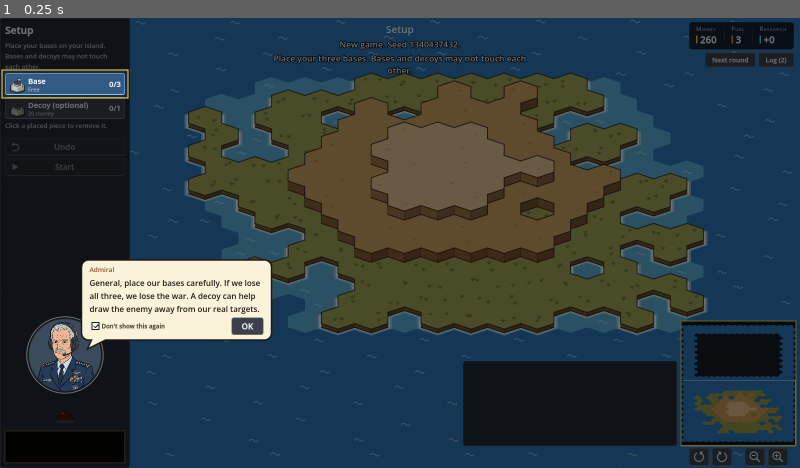
Above: before the commit, frame 1.
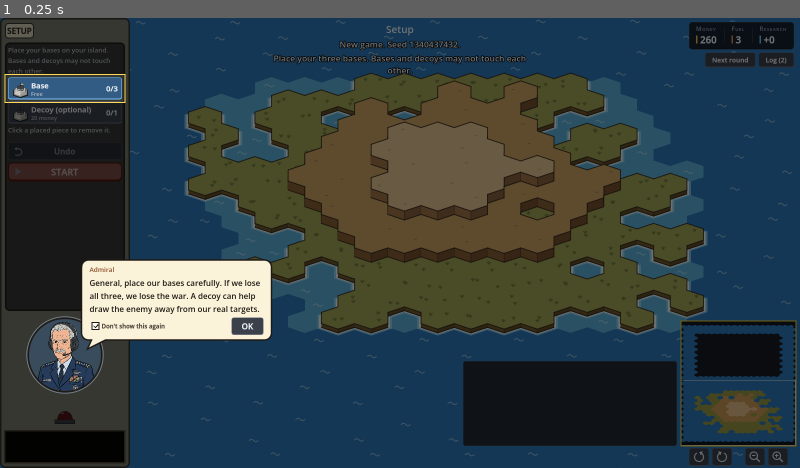
Above: after the commit, the same moment.

Repository: abeuscher/archipelago-game
Game: Godot game, scene res://game/main.tscn
The game is run twice, just before and just after one commit, with the same random seed, the same clock (stepped at 60 frames per second) and the same inputs.
Inputs:
- Up to frame 1 (0.25 s): no input

The runs differ from the first frame. In frame 1, 5.6% of the frame differs, in the area x 0-17%, y 0-100%.

Commit message:
Toolbar after the comp: wordless coloured building tiles with price badges and locked/limit tags, metal panel with name plate and tray, red primary buttons
Co-Authored-By: Claude Opus 5.5 <noreply@anthropic.com>

Diff:
--- a/game/hud.gd
+++ b/game/hud.gd
@@ -75,6 +75,9 @@
 const MINIMAP_W := 230
 const MINIMAP_H := 250        ## taller than wide: the islands are stacked north and south
 const BOTTOM_H := 170
+const PANEL_METAL := Color(0.47, 0.48, 0.43)
+const PANEL_EDGE := Color(0.20, 0.20, 0.18)
+const TRAY := Color(0.20, 0.21, 0.20)
 const PORTRAIT_SLOT_H := 160  ## the character's space above the alarm light
 const MAP_BAR_H := 44         ## gap under the minimap and info box, holding the map controls
 const STRIP_W := 64
@@ -99,21 +102,33 @@
 	add_child(root)
 
 	# Left toolbar.
+	# An olive metal panel: a name plate, a dark tray holding the tools, then
+	# the character's space, the alarm light and the timer.
 	var left := PanelContainer.new()
 	left.anchor_bottom = 1.0
 	left.offset_right = TOOLBAR_W
+	left.add_theme_stylebox_override("panel", _plate_box(PANEL_METAL, PANEL_EDGE, 3, 10, 10))
 	root.add_child(left)
 	var lv := VBoxContainer.new()
 	lv.add_theme_constant_override("separation", 8)
 	left.add_child(lv)
+	var plate := PanelContainer.new()
+	plate.add_theme_stylebox_override("panel", _plate_box(Color(0.84, 0.82, 0.72), PANEL_EDGE, 2, 6, 4))
+	plate.size_flags_horizontal = Control.SIZE_SHRINK_BEGIN
+	lv.add_child(plate)
 	_tool_title = Label.new()
 	_tool_title.add_theme_font_override("font", bold_font())
-	_tool_title.add_theme_font_size_override("font_size", 20)
-	lv.add_child(_tool_title)
+	_tool_title.add_theme_font_size_override("font_size", 16)
+	_tool_title.add_theme_color_override("font_color", Color(0.16, 0.15, 0.12))
+	plate.add_child(_tool_title)
+	var tray := PanelContainer.new()
+	tray.size_flags_vertical = Control.SIZE_EXPAND_FILL
+	tray.add_theme_stylebox_override("panel", _plate_box(TRAY, Color(0.12, 0.12, 0.11), 3, 8, 6))
+	lv.add_child(tray)
 	var scroll := ScrollContainer.new()
 	scroll.size_flags_vertical = Control.SIZE_EXPAND_FILL
 	scroll.horizontal_scroll_mode = ScrollContainer.SCROLL_MODE_DISABLED
-	lv.add_child(scroll)
+	tray.add_child(scroll)
 	_tools = VBoxContainer.new()
 	_tools.size_flags_horizontal = Control.SIZE_EXPAND_FILL
 	_tools.add_theme_constant_override("separation", 4)
@@ -447,7 +462,7 @@
 
 func set_phase(phase_name: String, round_number: int) -> void:
 	_round.text = phase_name if round_number <= 0 else "Round %d · %s" % [round_number, phase_name]
-	_tool_title.text = phase_name
+	_tool_title.text = phase_name.to_upper().replace(" AND ", " & ")
 
 
 ## seconds < 0 means the clock is off or not running: a plain black box.
@@ -697,10 +712,22 @@
 
 
 ## icon: an IconButton icon kind ("undo", "start") drawn at the left.
+## primary: the big red button that moves the game on (Start, Done, Attack).
 func add_tool_button(text: String, action: Callable, disabled: bool = false, pressed: bool = false, tooltip: String = "",
-		icon: String = "") -> Button:
+		icon: String = "", primary: bool = false) -> Button:
 	var b := Button.new()
 	b.text = text
+	if primary:
+		b.text = text.to_upper()
+		b.custom_minimum_size = Vector2(0, 44)
+		b.add_theme_font_size_override("font_size", 18)
+		b.add_theme_color_override("font_color", Color(1, 0.96, 0.9))
+		b.add_theme_color_override("font_hover_color", Color(1, 1, 1))
+		b.add_theme_color_override("font_disabled_color", Color(0.75, 0.68, 0.66))
+		b.add_theme_stylebox_override("normal", _red_box(Color(0.86, 0.30, 0.20)))
+		b.add_theme_stylebox_override("hover", _red_box(Color(0.94, 0.40, 0.28)))
+		b.add_theme_stylebox_override("pressed", _red_box(Color(0.70, 0.22, 0.14)))
+		b.add_theme_stylebox_override("disabled", _red_box(Color(0.48, 0.30, 0.27)))
 	if icon != "":
 		var glyph := Control.new()
 		glyph.mouse_filter = Control.MOUSE_FILTER_IGNORE
@@ -722,15 +749,41 @@
 
 
 ## A button with a piece icon: piece_type may be "" for none.
+static func _red_box(bg: Color) -> StyleBoxFlat:
+	var s := StyleBoxFlat.new()
+	s.bg_color = bg
+	s.border_color = Color(0.32, 0.08, 0.05)
+	s.set_border_width_all(2)
+	s.border_width_bottom = 4
+	s.set_corner_radius_all(8)
+	s.content_margin_left = 14
+	s.content_margin_right = 14
+	s.content_margin_top = 6
+	s.content_margin_bottom = 6
+	return s
+
+
+static func _plate_box(bg: Color, edge: Color, width: int, radius: int, margin: int) -> StyleBoxFlat:
+	var s := StyleBoxFlat.new()
+	s.bg_color = bg
+	s.border_color = edge
+	s.set_border_width_all(width)
+	s.set_corner_radius_all(radius)
+	s.set_content_margin_all(margin)
+	return s
+
+
 ## dimmed: drawn greyed out but still clickable, so the action can explain
 ## why it can't be done.
 ## compact: a tile in a two-across grid (consecutive compact buttons share
 ## one grid).
 func add_piece_button(piece_type: String, title: String, detail: String, note: String, action: Callable,
-		disabled: bool, pressed: bool, tooltip: String, dimmed: bool = false, compact: bool = false) -> void:
+		disabled: bool, pressed: bool, tooltip: String, dimmed: bool = false, compact: bool = false, tag: String = "") -> void:
 	var b := ToolButton.new()
 	b.dimmed = dimmed
 	b.compact = compact
+	b.broke = dimmed
+	b.tag = tag
 	b.piece_type = piece_type
 	b.title = title
 	b.detail = detail
@@ -741,7 +794,9 @@
 	b.tooltip_text = tooltip
 	b.pressed.connect(action)
 	if compact:
-		b.custom_minimum_size = Vector2(0, 76)
+		b.custom_minimum_size = Vector2(0, 74)
+		if note != "":
+			b.tooltip_text = (title + " — " + note + "\n" + tooltip) if tooltip != "" else title + " — " + note
 		b.size_flags_horizontal = Control.SIZE_EXPAND_FILL
 		var grid: GridContainer = null
 		var n := _tools.get_child_count()
--- a/game/main.gd
+++ b/game/main.gd
@@ -807,7 +807,7 @@
 			hud.add_spacer()
 			hud.add_tool_button("Undo", _setup_undo, setup_history.is_empty(), false, "Take back the last piece placed", "undo")
 			hud.add_tool_button("Start", _start_setup_game, placed != per_side, false,
-				"Begin round 1" if placed == per_side else "Place all %d bases first" % per_side, "start")
+				"Begin round 1" if placed == per_side else "Place all %d bases first" % per_side, "start", true)
 		Ui.BUILD:
 			for type in data.building_types():
 				var def: Dictionary = data.building(type)
@@ -826,11 +826,12 @@
 				var t: String = type
 				var broke: bool = unlocked and not at_limit and st.money < data.cost(type)
 				var pick := func(): tool = t; selected = Vector2i(-1, -1); _refresh()
+				var tag := "LOCKED" if not unlocked else ("LIMIT" if at_limit else "")
 				hud.add_piece_button(type, Pieces.display_name(type), str(data.cost(type)), note,
 					(func(): hud.show_notice(Hud.NOTICE_MONEY)) if broke else pick,
-					not unlocked or at_limit, tool == type, _building_tooltip(type), broke, true)
+					not unlocked or at_limit, tool == type, _building_tooltip(type), broke, true, tag)
 			hud.add_spacer()
-			hud.add_tool_button("Done", _end_build, false, false, "End the build and repair phase now")
+			hud.add_tool_button("Done", _end_build, false, false, "End the build and repair phase now", "", true)
 		Ui.TARGETING:
 			hud.add_fuel_planner(st.fuel, _fuel_planned())
 			hud.add_label("Weapons")
@@ -873,7 +874,7 @@
 						"Change what this launcher fires")
 			hud.add_spacer()
 			hud.add_tool_button("Undo", _undo, orders.is_empty(), false, "Take back the last order. Free.", "undo")
-			hud.add_tool_button("Attack", _attack, false, false, "Launch the orders placed and end targeting")
+			hud.add_tool_button("Attack", _attack, false, false, "Launch the orders placed and end targeting", "", true)
 		Ui.PLAYOUT:
 			hud.add_label("Missiles in flight.", true)
 
--- a/game/pieces.gd
+++ b/game/pieces.gd
@@ -78,6 +78,16 @@
 	"anti_air": "anti_air", "radar": "radar",
 	"airport": "airport", "bunker": "bunker", "docks": "docks", "coastal_cannon": "coastal_cannon",
 }
+## Toolbar tile colours, one per building, so a tile reads without its name.
+const TILE_COLORS := {
+	"decoy": Color(0.66, 0.68, 0.70), "bank": Color(0.80, 0.64, 0.72), "refinery": Color(0.96, 0.84, 0.42),
+	"lab": Color(0.56, 0.84, 0.82), "basic_launcher": Color(0.96, 0.58, 0.28), "anti_air": Color(0.58, 0.80, 0.42),
+	"radar": Color(0.56, 0.78, 0.96), "ballistic_launcher": Color(0.88, 0.42, 0.36), "airport": Color(0.74, 0.72, 0.94),
+	"bunker": Color(0.76, 0.66, 0.50), "docks": Color(0.42, 0.74, 0.86), "coastal_cannon": Color(0.95, 0.70, 0.30),
+	"base": Color(0.86, 0.86, 0.82),
+}
+
+
 ## Buildings drawn as placeholder blocks until their sprite sheets arrive
 ## (docs/troop_assets.md).
 const ART_PENDING := []
@@ -132,7 +142,7 @@
 ## top face). `view` is the board rotation step. Returns false if the sheet
 ## is missing, so the caller can fall back to the placeholder.
 static func draw_sheet(ci: CanvasItem, name: String, c: Vector2, view: int, scale: float = 1.0,
-		modulate: Color = Color.WHITE) -> bool:
+		modulate: Color = Color.WHITE) -> bool:  # modulate tints the frame
 	var tex := sheet(name)
 	var meta := sprite_meta()
 	if tex == null or meta.is_empty():
--- a/game/tool_button.gd
+++ b/game/tool_button.gd
@@ -1,7 +1,9 @@
 ## A left-toolbar button with the building's sprite drawn at its
 ## left, then its name and a right-aligned cost or detail. In compact mode
-## (two buttons across) it is a tile: sprite and cost on top, the name
-## below (shrunk to fit), then a short note.
+## (two buttons across) it is a coloured tile with no words: the sprite in
+## the middle, the price on a badge in the corner (red when it can't be
+## afforded), and a small tag when it is locked or at its limit. The name is
+## in the tooltip.
 extends Button
 
 const Pieces = preload("res://game/pieces.gd")
@@ -12,6 +14,8 @@
 var note: String = ""
 var dimmed: bool = false   ## looks disabled but still clickable
 var compact: bool = false
+var broke: bool = false      ## the price is more than the money on hand
+var tag: String = ""         ## "LOCKED", "LIMIT" or ""
 
 
 func _init() -> void:
@@ -42,26 +46,51 @@
 		draw_string(_bold(), Vector2(size.x - 64, size.y / 2.0 + 6), detail, HORIZONTAL_ALIGNMENT_RIGHT, 56, 15, col)
 
 
+const INK := Color(0.12, 0.11, 0.10)
+const LOCKED_FILL := Color(0.42, 0.43, 0.42)
+
+
 func _draw_tile() -> void:
 	var font := get_theme_default_font()
-	var grey := disabled or dimmed
-	var col := Color(0.92, 0.94, 0.96) if not grey else Color(0.5, 0.52, 0.55)
+	var locked := tag != ""
+	var fill: Color = Pieces.TILE_COLORS.get(piece_type, Color(0.7, 0.72, 0.75))
+	if locked:
+		fill = LOCKED_FILL
+	elif is_hovered():
+		fill = fill.lightened(0.12)
+	var box := StyleBoxFlat.new()
+	box.bg_color = fill
+	box.border_color = Color(1.0, 0.86, 0.3) if button_pressed else INK
+	box.set_border_width_all(4 if button_pressed else 2)
+	box.set_corner_radius_all(8)
+	box.shadow_color = Color(0, 0, 0, 0.35)
+	box.shadow_size = 2
+	box.shadow_offset = Vector2(0, 2)
+	draw_style_box(box, Rect2(Vector2(2, 2), size - Vector2(4, 6)))
+	# The building in the middle.
 	if piece_type != "":
-		var at := Vector2(24, 38)
-		if not Pieces.draw_sheet(self, Pieces.sheet_name({"type": piece_type}), at, 0, 0.78):
-			Pieces.draw_piece(self, font, at + Vector2(0, 2), {"type": piece_type})
-		if grey:
-			draw_rect(Rect2(4, 4, 42, 40), Color(0.1, 0.11, 0.13, 0.6))
+		var at := Vector2(size.x * 0.42, size.y * 0.66)
+		var tint := Color(0.55, 0.55, 0.55, 0.9) if locked else Color.WHITE
+		if not Pieces.draw_sheet(self, Pieces.sheet_name({"type": piece_type}), at, 0, 0.95, tint):
+			Pieces.draw_piece(self, font, at, {"type": piece_type})
+	# Price badge, top right.
 	if detail != "":
-		draw_string(_bold(), Vector2(size.x - 52, 22), detail, HORIZONTAL_ALIGNMENT_RIGHT, 44, 15, col)
-	# The name shrinks until it fits the tile.
-	var w := size.x - 12.0
-	var fs := 13
-	while fs > 9 and _bold().get_string_size(title, HORIZONTAL_ALIGNMENT_LEFT, -1, fs).x > w:
-		fs -= 1
-	draw_string(_bold(), Vector2(6, 58), title, HORIZONTAL_ALIGNMENT_LEFT, w, fs, col)
-	if note != "":
-		draw_string(font, Vector2(6, 71), note, HORIZONTAL_ALIGNMENT_LEFT, w, 10, Color(0.7, 0.72, 0.75))
+		var w := _bold().get_string_size(detail, HORIZONTAL_ALIGNMENT_LEFT, -1, 13).x + 10.0
+		var badge := Rect2(Vector2(size.x - w - 6, 6), Vector2(w, 20))
+		var bb := StyleBoxFlat.new()
+		bb.bg_color = Color(0.13, 0.13, 0.15, 0.92)
+		bb.set_corner_radius_all(5)
+		draw_style_box(bb, badge)
+		var price_col := Color(0.6, 0.6, 0.6) if locked else (Color(1.0, 0.45, 0.40) if broke else Color(1.0, 0.86, 0.38))
+		draw_string(_bold(), Vector2(badge.position.x + 5, badge.position.y + 15), detail, HORIZONTAL_ALIGNMENT_LEFT, -1, 13, price_col)
+	# Locked or at its limit: a small tag, bottom left.
+	if locked:
+		var t := Rect2(Vector2(6, size.y - 24), Vector2(_bold().get_string_size(tag, HORIZONTAL_ALIGNMENT_LEFT, -1, 10).x + 10, 16))
+		var tb := StyleBoxFlat.new()
+		tb.bg_color = Color(0.13, 0.13, 0.15, 0.85)
+		tb.set_corner_radius_all(4)
+		draw_style_box(tb, t)
+		draw_string(_bold(), Vector2(t.position.x + 5, t.position.y + 12), tag, HORIZONTAL_ALIGNMENT_LEFT, -1, 10, Color(0.85, 0.85, 0.8))
 
 
 static var _bold_font: Font
